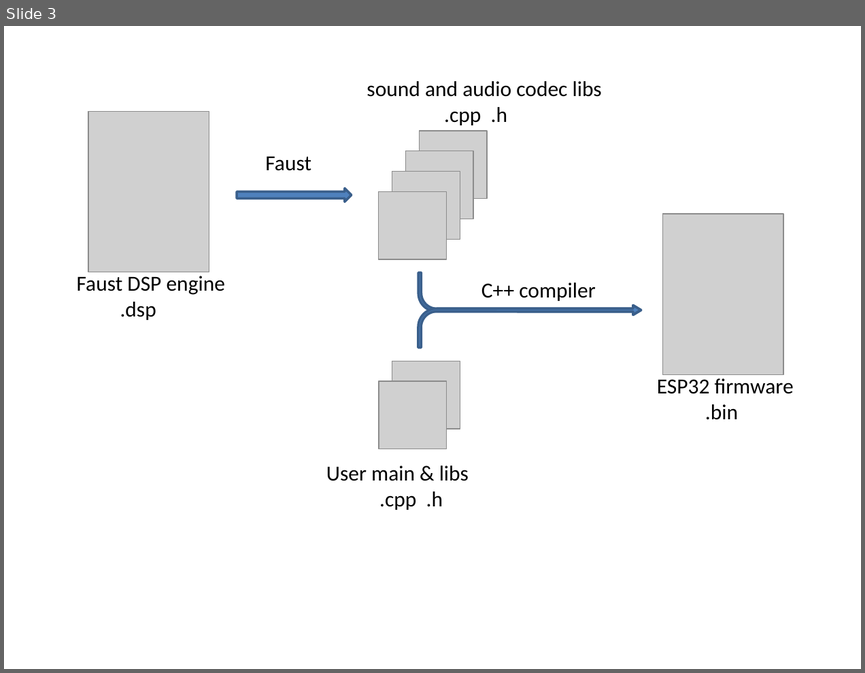
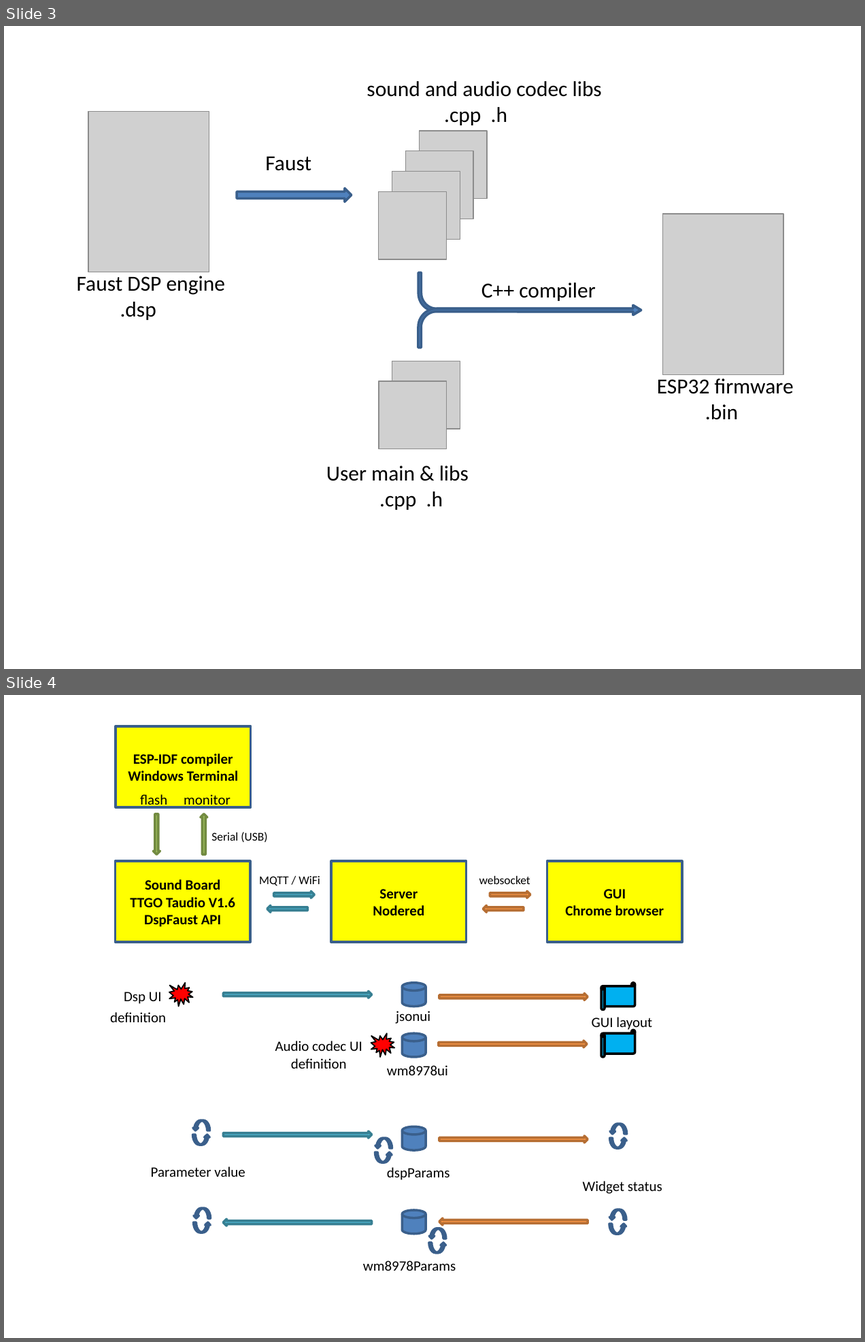
Before and after one commit to goofy2k/ESP32_faust2api, a slide deck: images/graphics.pptx. Shown one above the other, each under a label of ours: slide 3 before the commit, slides 3 and 4 after it. The pictures are 865x673 and 865x1342 pixels, drawn with LibreOffice and Linux fonts; fonts in the diff are those of the drawing; grey boxes stand for pictures. Boxes give left, top, right and bottom in pixels: in the first picture for what was removed or moved away, otherwise in the second. Text is boxed around its words. In the diff, an @@ line names an element or a change of style, - is before the commit and + after.

```diff
--- a/images/graphics.pptx
+++ b/images/graphics.pptx
@@ slide 4 added at (4,695,861,1338), background #FFFFFF @@
@@ rectangle added at (116,726,250,807), fill #FFFF00, outline #3A5F8C 2 pt, 12 pt, text #000000, bold @@
+ESP-IDF compiler
+Windows Terminal
@@ text added at (140,794,230,809), 12 pt, text #000000 @@
+flash monitor
@@ right arrow added at (154,814,160,854), fill #9BBB59, outline #738A42 2 pt @@
@@ right arrow added at (201,814,207,854), fill #9BBB59, outline #738A42 2 pt @@
@@ text added at (211,832,267,842), 10 pt, text #000000 @@
+Serial (USB)
@@ rectangle added at (116,861,250,942), fill #FFFF00, outline #3A5F8C 2 pt, 12 pt, text #000000, bold @@
+Sound Board
+TTGO Taudio V1.6
+DspFaust API
@@ text added at (259,876,320,886), 10 pt, text #000000 @@
+MQTT / WiFi
@@ rectangle added at (331,861,466,942), fill #FFFF00, outline #3A5F8C 2 pt, 12 pt, text #000000, bold @@
+Server
+Nodered
@@ text added at (479,876,530,884), 10 pt, text #000000 @@
+websocket
@@ rectangle added at (547,861,682,942), fill #FFFF00, outline #3A5F8C 2 pt, 12 pt, text #000000, bold @@
+GUI
+Chrome browser
@@ right arrow added at (274,892,314,898), fill #4BACC6, outline #377F92 2 pt @@
@@ right arrow added at (490,892,530,898), fill #F79646, outline #B76F34 2 pt @@
@@ right arrow added at (267,906,307,913), fill #4BACC6, outline #377F92 2 pt @@
@@ right arrow added at (483,906,524,913), fill #F79646, outline #B76F34 2 pt @@
@@ group added at (110,983,634,1022): 2 texts, 2 right arrows, 1 cylinder, 1 irregular seal, 1 horizontal scroll @@
+Dsp UI
+definition
@@ text added at (396,1011,430,1023), 12 pt, text #000000 @@
+jsonui
@@ text added at (592,1017,652,1031), 12 pt, text #000000 @@
+GUI layout
@@ group added at (275,1030,634,1075): 3 texts, 1 cylinder, 1 irregular seal, 1 horizontal scroll, 1 right arrow @@
+wm8978ui
+Audio codec UI
+definition
@@ text added at (151,1166,245,1176), 12 pt, text #000000 @@
+Parameter value
@@ text added at (387,1167,450,1180), 12 pt, text #000000 @@
+dspParams
@@ group added at (192,1120,662,1253): 12 curved up arrows, 4 right arrows, 2 cylinders, 1 text @@
+Widget status
@@ text added at (363,1260,456,1270), 12 pt, text #000000 @@
+wm8978Params
```
Also in this commit, not shown: 2 other files.
